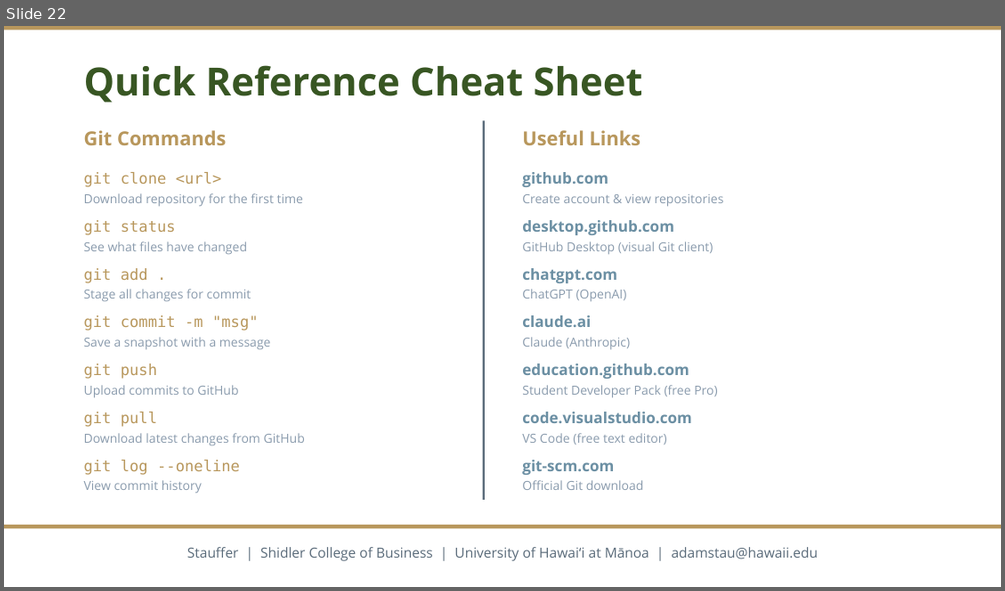
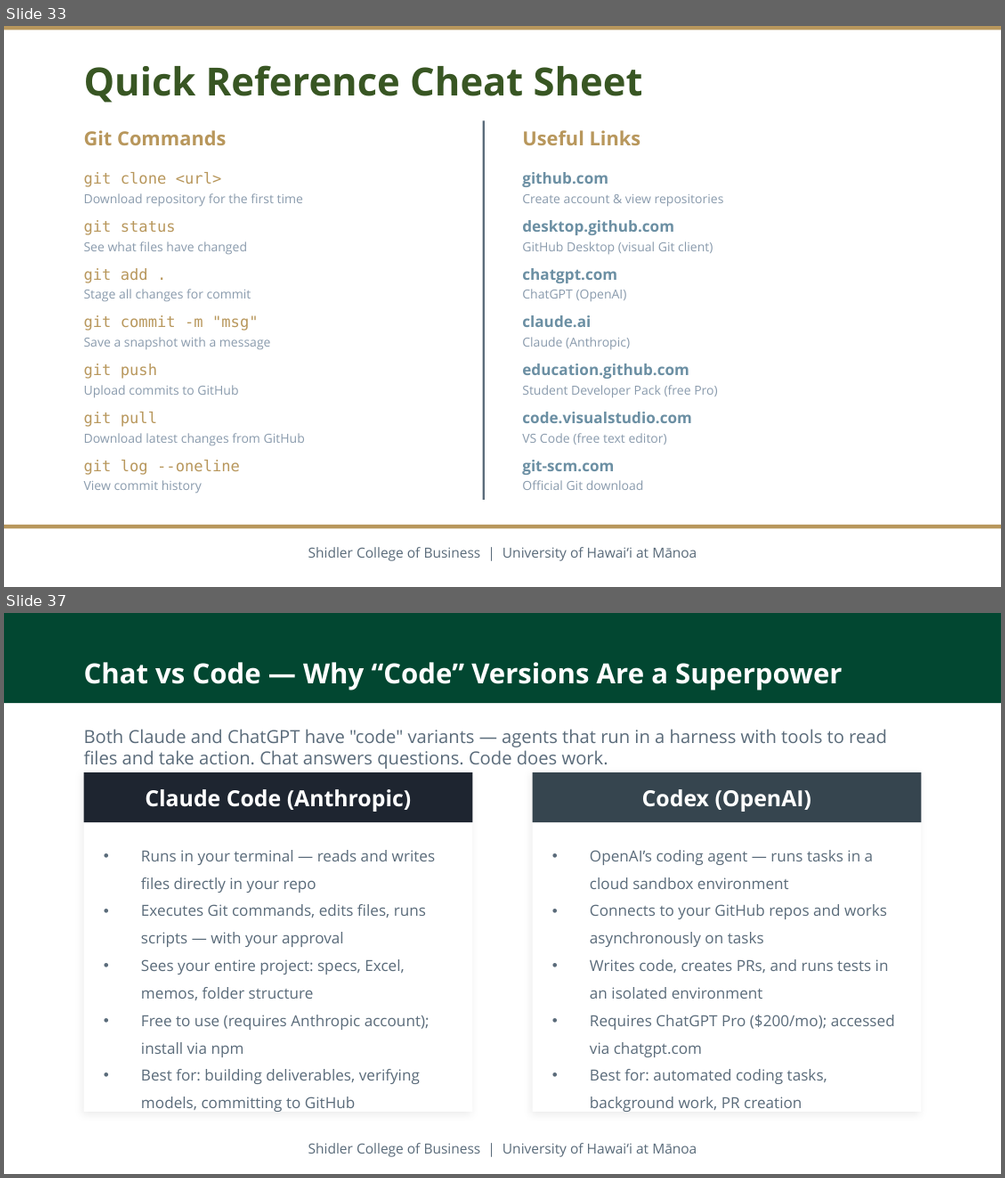
Before and after one commit to adamwstauffer/shidler, a slide deck: courses/BUS-629-VEMBA-International-Corporate-Finance/BUS629_AI_Ratios_Project.pptx. Shown one above the other, each under a label of ours: slide 22 before the commit, slides 33 and 37 after it; the slides between them are not shown. The pictures are 1005x591 and 1005x1178 pixels, drawn with LibreOffice and Linux fonts; fonts in the diff are those of the drawing. Boxes give left, top, right and bottom in pixels: in the first picture for what was removed or moved away, otherwise in the second. Text is boxed around its words. In the diff, an @@ line names an element or a change of style, - is before the commit and + after.

```diff
--- a/courses/BUS-629-VEMBA-International-Corporate-Finance/BUS629_AI_Ratios_Project.pptx
+++ b/courses/BUS-629-VEMBA-International-Corporate-Finance/BUS629_AI_Ratios_Project.pptx
@@ slide 37 added at <box>4,613,1001,1174</box>, background #FFFFFF @@
@@ rectangle added at <box>4,613,1001,703</box>, fill #024731 @@
@@ text added at <box>84,662,841,690</box>, 20 pt, text #FFFFFF, bold @@
+Chat vs Code — Why “Code” Versions Are a Superpower
@@ text added at <box>84,729,887,769</box>, 13 pt, text #5A6B7A @@
+Both Claude and ChatGPT have "code" variants — agents that run in a harness with tools to read files and take action. Chat answers questions. Code does work.
@@ rectangle added at <box>84,772,472,1111</box>, fill #FFFFFF @@
@@ rectangle added at <box>84,772,472,822</box>, fill #1E2530 @@
@@ rectangle added at <box>533,772,921,1111</box>, fill #FFFFFF @@
@@ rectangle added at <box>533,772,921,822</box>, fill #36454F @@
@@ text added at <box>145,789,411,811</box>, 16 pt, text #FFFFFF, bold @@
+Claude Code (Anthropic)
@@ text added at <box>642,789,812,811</box>, 16 pt, text #FFFFFF, bold @@
+Codex (OpenAI)
@@ text added at <box>141,850,435,1111</box>, 11 pt, text #5A6B7A @@
+• Runs in your terminal — reads and writes files directly in your repo
+• Executes Git commands, edits files, runs scripts — with your approval
+• Sees your entire project: specs, Excel, memos, folder structure
+• Free to use (requires Anthropic account); install via npm
+• Best for: building deliverables, verifying models, committing to GitHub
@@ text added at <box>590,850,895,1111</box>, 11 pt, text #5A6B7A @@
+• OpenAI’s coding agent — runs tasks in a cloud sandbox environment
+• Connects to your GitHub repos and works asynchronously on tasks
+• Writes code, creates PRs, and runs tests in an isolated environment
+• Requires ChatGPT Pro ($200/mo); accessed via chatgpt.com
+• Best for: automated coding tasks, background work, PR creation
@@ text added at <box>308,1143,696,1157</box>, 10 pt, text #5A6B7A @@
+Shidler College of Business | University of Hawaiʻi at Mānoa
@@ what was slide 22 is now slide 33 @@
@@ slide 33 changed as well @@
@@ text at <box>308,547,696,561</box>: text changed @@
-Stauffer | Shidler College of Business | University of Hawaiʻi at Mānoa | adamstau@hawaii.edu
+Shidler College of Business | University of Hawaiʻi at Mānoa
```
Also in this commit, not shown: 5 other slides changed, 29 other slides added, 1 slide removed.
